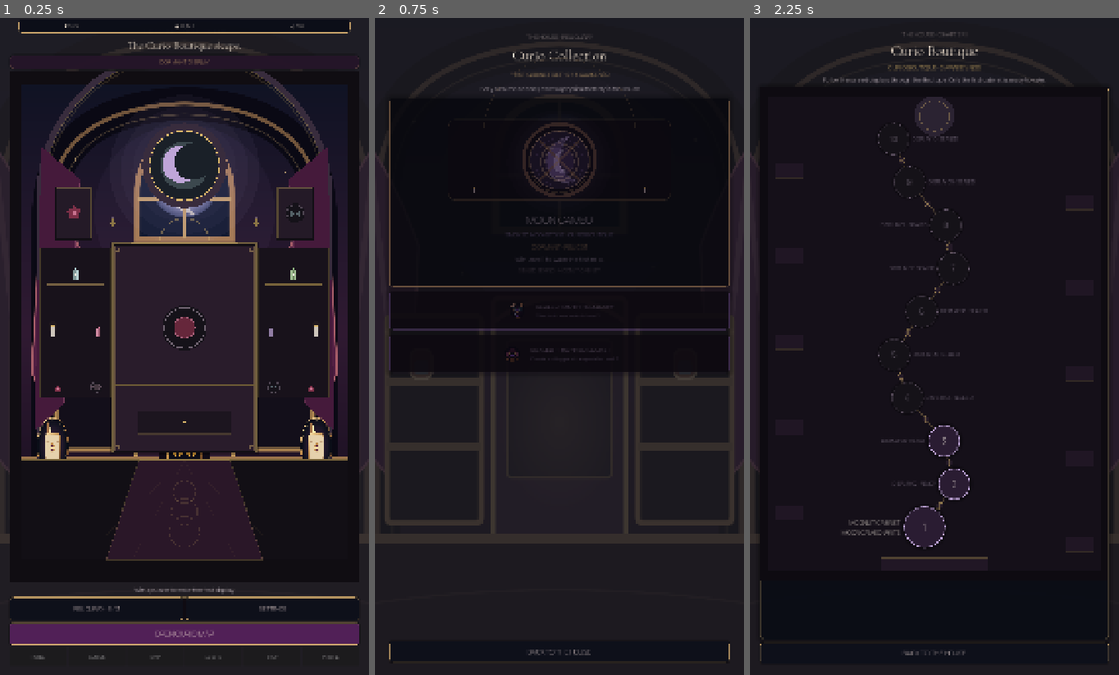
Above: before the commit, frames 1-3 (left to right).
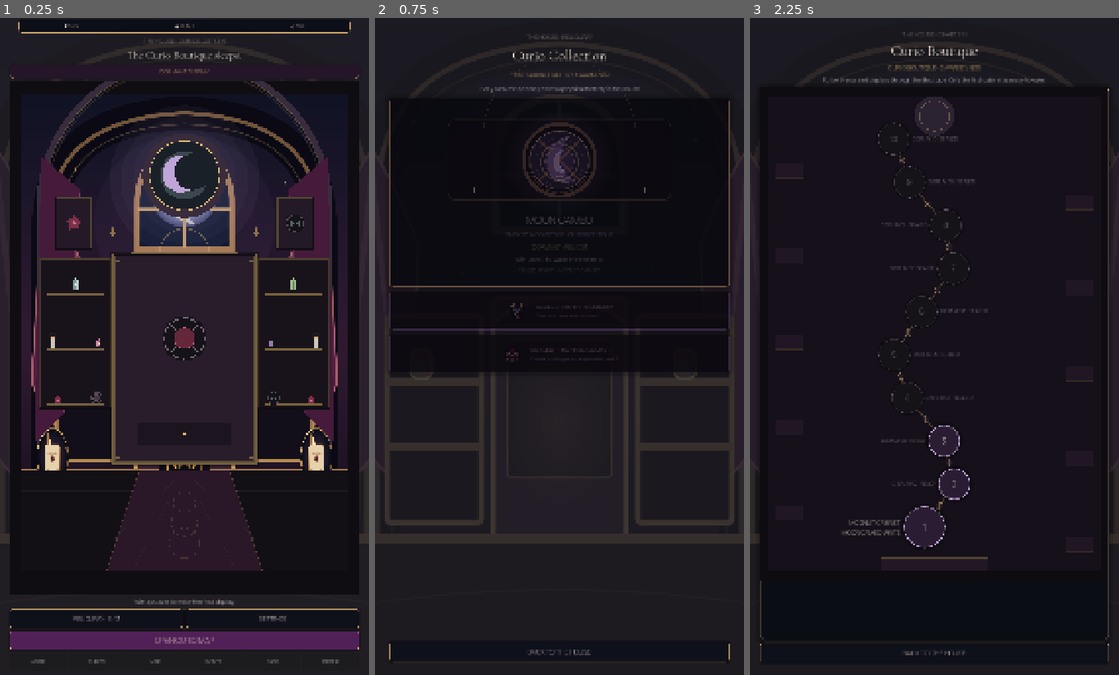
Above: after the commit, the same moments.

Repository: Jay-prodesign/akilta-match3
Game: Godot game, scene res://src/app/app_bootstrap.tscn
Two runs of this game, one before a commit and one after it. Both use one fixed random seed, a clock stepped at 60 frames per second and the inputs below.
Inputs:
- Up to frame 1 (0.25 s): no input
- Up to frame 2 (0.75 s): click "RELIQUARY · 0 / 3" at 0.5 s
- Up to frame 3 (2.25 s): click "BACK TO THE HOUSE" at 1.25 s; click "OPEN CURIO MAP" at 2 s

The runs differ from the first frame. In frame 1, 15% of the frame differs, in the area x 2-98%, y 3-99%; in frame 2, nothing differs; in frame 3, nothing differs.

Commit message:
fix(home): fit House room and persistent navigation within phone portrait viewport

Diff:
--- a/src/ui/home/house_home.tscn
+++ b/src/ui/home/house_home.tscn
@@ -95,9 +95,9 @@
 anchor_right = 1.0
 anchor_bottom = 1.0
 offset_left = 28.0
-offset_top = 26.0
+offset_top = 54.0
 offset_right = -28.0
-offset_bottom = -26.0
+offset_bottom = -12.0
 grow_horizontal = 2
 grow_vertical = 2
 theme_override_constants/separation = 8
@@ -131,7 +131,7 @@
 vertical_alignment = 1
 
 [node name="RoomView" type="Control" parent="Layout"]
-custom_minimum_size = Vector2(0, 670)
+custom_minimum_size = Vector2(0, 390)
 layout_mode = 2
 size_flags_vertical = 3
 clip_contents = true
@@ -161,7 +161,7 @@
 autowrap_mode = 2
 
 [node name="ActionDock" type="PanelContainer" parent="Layout"]
-custom_minimum_size = Vector2(0, 68)
+custom_minimum_size = Vector2(0, 58)
 layout_mode = 2
 theme_override_styles/panel = SubResource("ActionDock")
 
@@ -171,7 +171,7 @@
 alignment = 1
 
 [node name="CollectionButton" type="Button" parent="Layout/ActionDock/Actions"]
-custom_minimum_size = Vector2(0, 52)
+custom_minimum_size = Vector2(0, 44)
 layout_mode = 2
 size_flags_horizontal = 3
 theme_override_colors/font_color = Color(0.851, 0.71, 0.416, 1)
@@ -193,7 +193,7 @@
 text = "SETTINGS"
 
 [node name="PlayButton" type="Button" parent="Layout"]
-custom_minimum_size = Vector2(0, 64)
+custom_minimum_size = Vector2(0, 54)
 layout_mode = 2
 theme_override_colors/font_color = Color(0.0627, 0.051, 0.0706, 1)
 theme_override_colors/font_hover_color = Color(0.0627, 0.051, 0.0706, 1)
